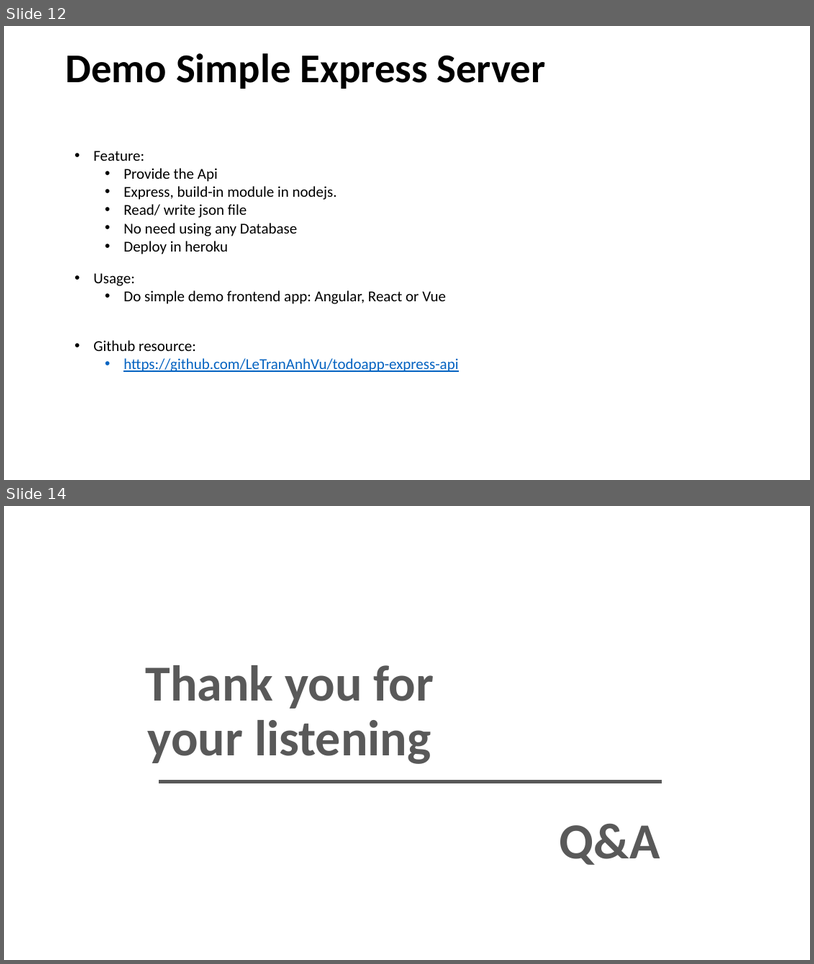
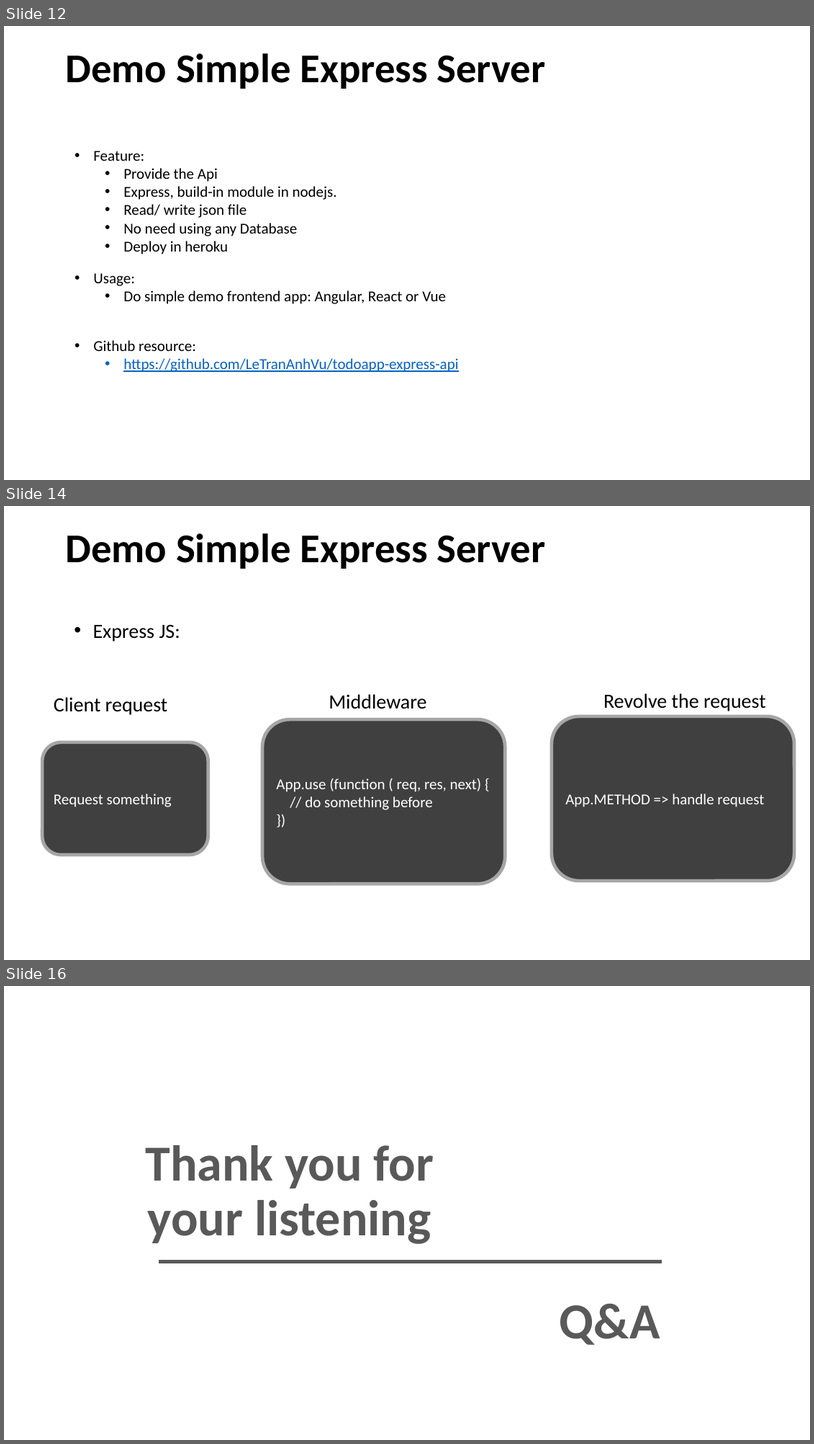
Before and after one commit to LeTranAnhVu/todoapp-express-api, a slide deck: doc/Introduction of Nodejs.pptx. Shown one above the other, each under a label of ours: slides 12 and 14 before the commit, slides 12, 14 and 16 after it; the slides between them are not shown. The pictures are 814x964 and 814x1444 pixels, drawn with LibreOffice and Linux fonts; fonts in the diff are those of the drawing. Boxes give left, top, right and bottom in pixels: in the first picture for what was removed or moved away, otherwise in the second. Text is boxed around its words. In the diff, an @@ line names an element or a change of style, - is before the commit and + after.

```diff
--- a/doc/Introduction of Nodejs.pptx
+++ b/doc/Introduction of Nodejs.pptx
@@ slide 14 added at (4, 506, 810, 960), background #FFFFFF @@
@@ title added at (65, 533, 546, 569), 48.6 pt, text #000000, bold @@
+Demo Simple Express Server
@@ text added at (93, 625, 180, 641), 24 pt, text #000000 @@
+• Express JS:
@@ text added at (54, 697, 168, 715), 24 pt, text #000000 @@
+Client request
@@ text added at (329, 694, 427, 709), 24 pt, text #000000 @@
+Middleware
@@ text added at (604, 693, 766, 711), 24 pt, text #000000 @@
+Revolve the request
@@ rounded rectangle added at (262, 720, 505, 884), fill #404040, outline #A6A6A6 4 pt, 18 pt, text #FFFFFF @@
+App.use (function ( req, res, next) {
+// do something before
+})
@@ rounded rectangle added at (552, 716, 795, 880), fill #404040, outline #A6A6A6 4 pt, 18 pt, text #FFFFFF @@
+App.METHOD => handle request
@@ rounded rectangle added at (42, 742, 208, 854), fill #404040, outline #A6A6A6 4 pt, 18 pt, text #FFFFFF @@
+Request something
@@ what was slide 14 is now slide 16 @@
```
Also in this commit, not shown: 3 slides changed, 1 other slide added, 1 other file.
